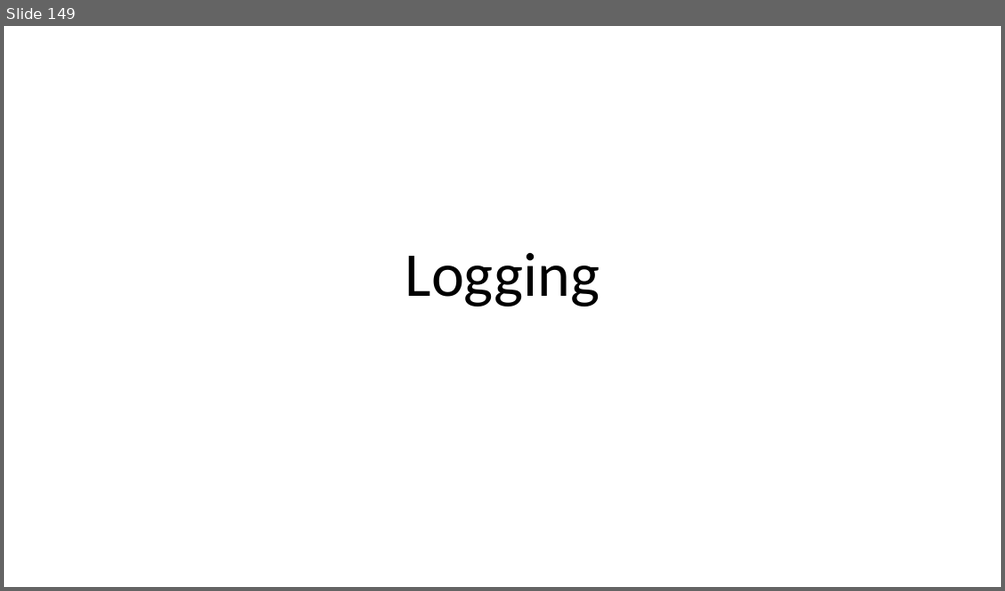
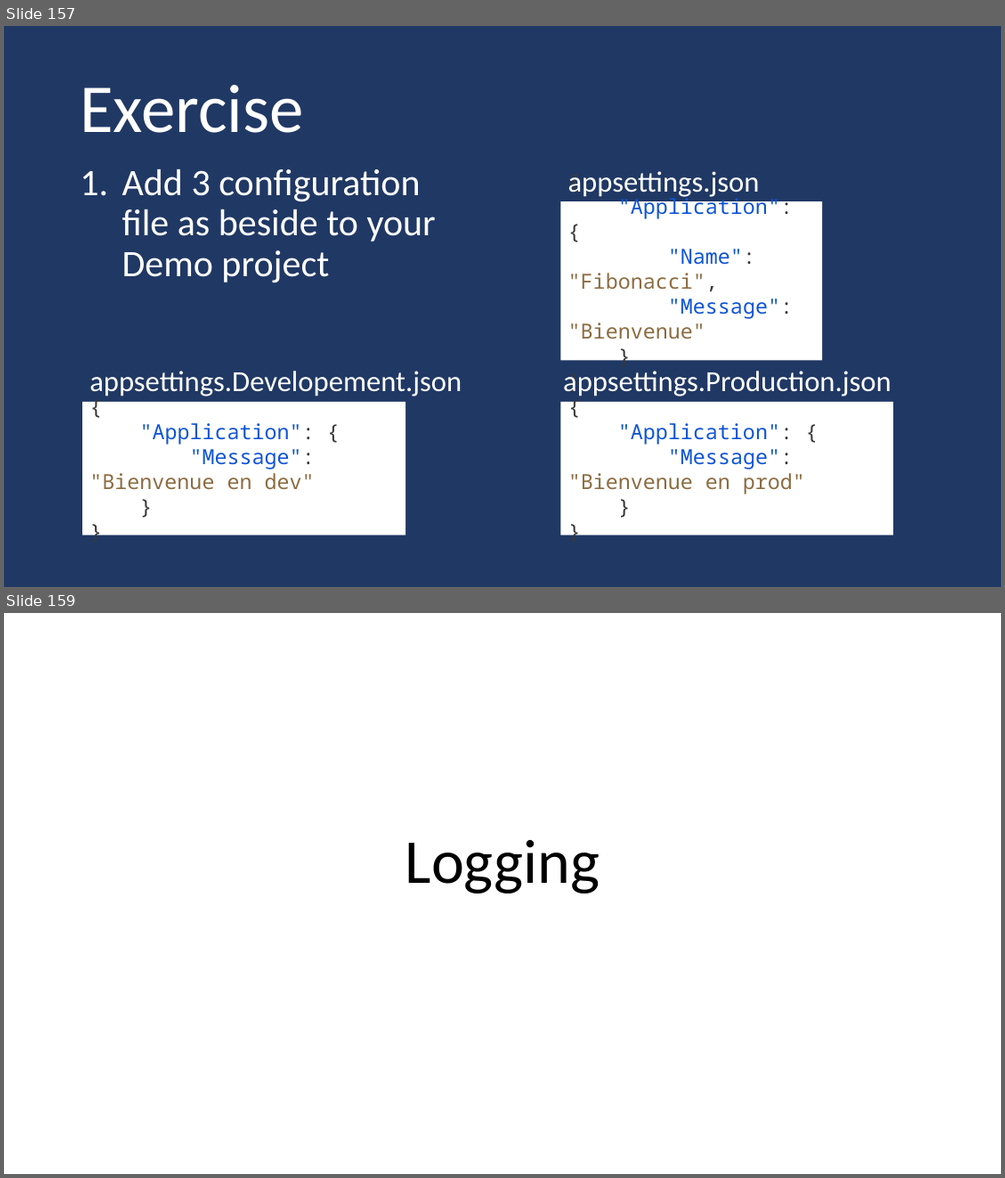
Before and after one commit to guillaume-chervet/course.dotnet, a slide deck: documentations/dotnet.pptx. Shown one above the other, each under a label of ours: slide 149 before the commit, slides 157 and 159 after it; the slides between them are not shown. The pictures are 1005x591 and 1005x1178 pixels, drawn with LibreOffice and Linux fonts; fonts in the diff are those of the drawing. Boxes give left, top, right and bottom in pixels: in the first picture for what was removed or moved away, otherwise in the second. Text is boxed around its words. In the diff, an @@ line names an element or a change of style, - is before the commit and + after.

```diff
--- a/documentations/dotnet.pptx
+++ b/documentations/dotnet.pptx
@@ slide 157 added at (x1=4, y1=26, x2=1001, y2=587), background #203864 @@
@@ title added at (x1=80, y1=85, x2=303, y2=133), 66 pt, text #FFFFFF @@
+Exercise
@@ text added at (x1=122, y1=169, x2=436, y2=282), 36 pt, text #FFFFFF @@
+1. Add 3 configuration file as beside to your Demo project
@@ text added at (x1=568, y1=171, x2=760, y2=200), 28 pt, text #FFFFFF @@
+appsettings.json
@@ rectangle added at (x1=560, y1=201, x2=822, y2=361), fill #FFFFFF, 20 pt, text #0F54D6 @@
+{
+"Application": {
+"Name": "Fibonacci",
+"Message": "Bienvenue"
+}
+}
@@ text added at (x1=89, y1=370, x2=461, y2=396), 28 pt, text #FFFFFF @@
+appsettings.Developement.json
@@ text added at (x1=563, y1=370, x2=891, y2=396), 28 pt, text #FFFFFF @@
+appsettings.Production.json
@@ rectangle added at (x1=82, y1=402, x2=405, y2=534), fill #FFFFFF, 20 pt, text #0F54D6 @@
+{
+"Application": {
+"Message": "Bienvenue en dev"
+}
+}
@@ rectangle added at (x1=560, y1=402, x2=893, y2=534), fill #FFFFFF, 20 pt, text #0F54D6 @@
+{
+"Application": {
+"Message": "Bienvenue en prod"
+}
+}
@@ what was slide 149 is now slide 159 @@
```
Also in this commit, not shown: 4 slides changed, 12 other slides added.
